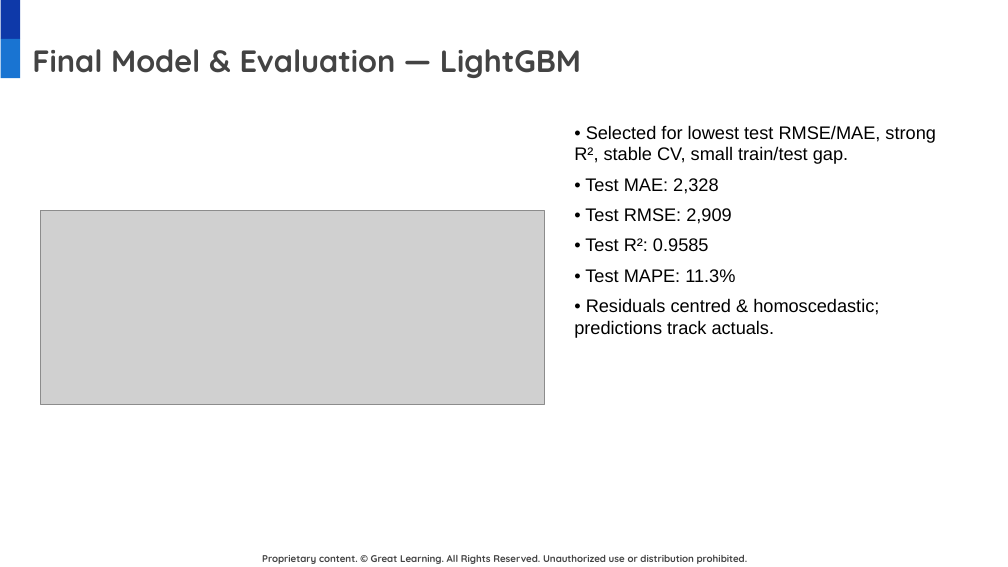
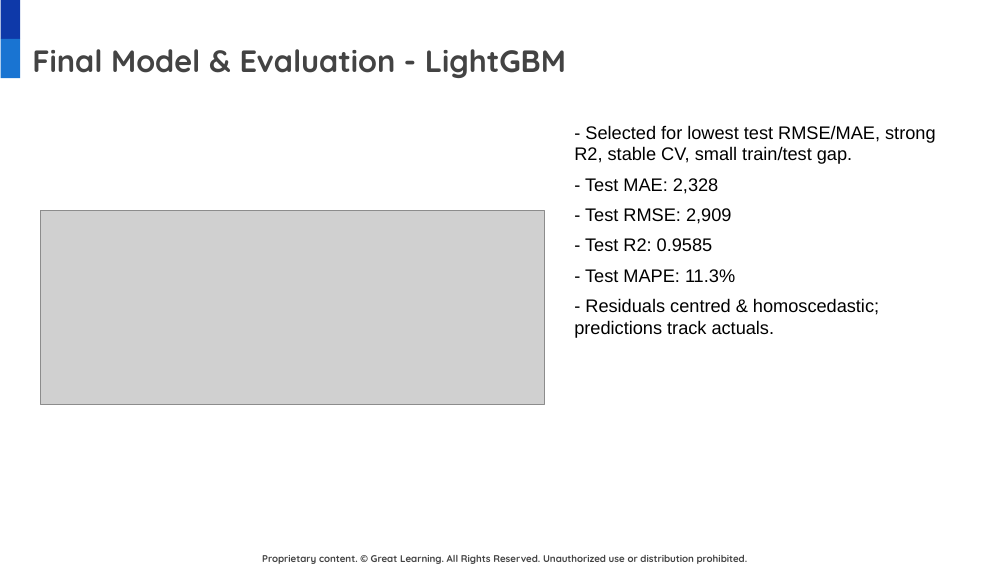
Before and after one commit to gunjan075/gl-capstone, a slide deck: slide 11 of Insurance_Price_Prediction_Final_Presentation.pptx. Drawn at 1008x567 pixels with LibreOffice and Linux fonts; fonts in the diff are those of the drawing; grey boxes stand for pictures; background and template pictures are left out. Boxes give left, top, right and bottom in pixels: in the first picture for what was removed or moved away, otherwise in the second. Text is boxed around its words. In the diff, an @@ line names an element or a change of style, - is before the commit and + after.

```diff
--- a/Insurance_Price_Prediction_Final_Presentation.pptx
+++ b/Insurance_Price_Prediction_Final_Presentation.pptx
@@ title at (32,49,566,78): text changed @@
-Final Model & Evaluation — LightGBM
+Final Model & Evaluation - LightGBM
@@ text at (574,125,936,338): text changed @@
-• Selected for lowest test RMSE/MAE, strong R², stable CV, small train/test gap.
-• Test MAE: 2,328
-• Test RMSE: 2,909
-• Test R²: 0.9585
-• Test MAPE: 11.3%
-• Residuals centred & homoscedastic; predictions track actuals.
+- Selected for lowest test RMSE/MAE, strong R2, stable CV, small train/test gap.
+- Test MAE: 2,328
+- Test RMSE: 2,909
+- Test R2: 0.9585
+- Test MAPE: 11.3%
+- Residuals centred & homoscedastic; predictions track actuals.
```
Also in this commit, not shown: 15 other slides changed, 22 other files.
